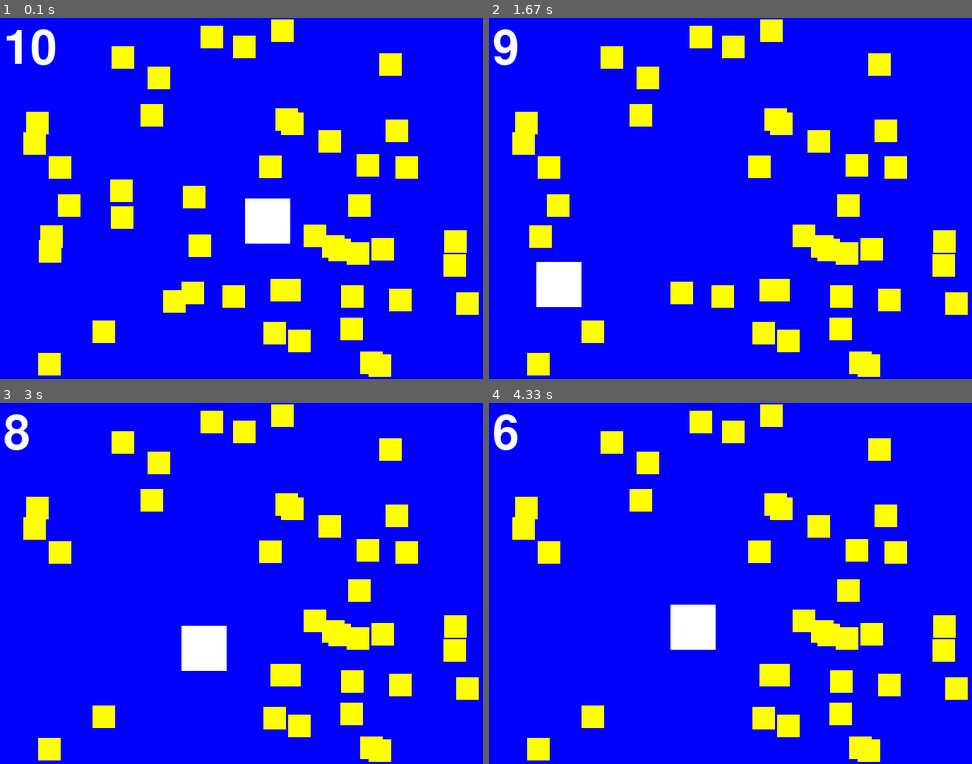
Above: before the commit, frames 1-4 (two rows, left to right).
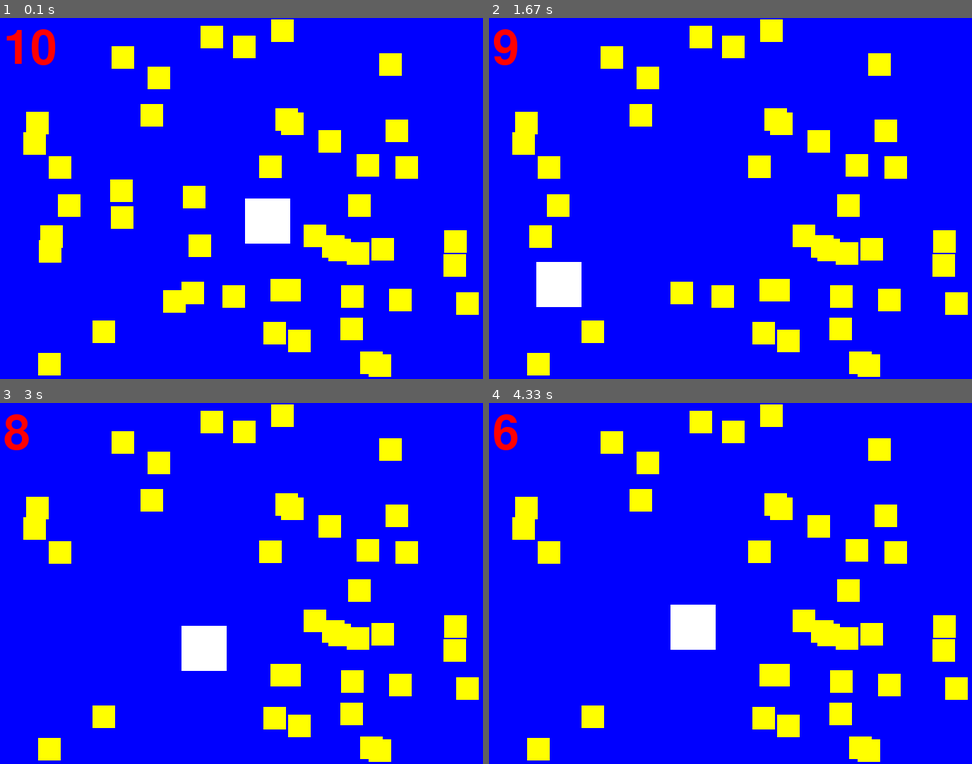
Above: after the commit, the same moments.

Repository: saegl5/myprojects
Game: pygame game, started from Codes/pygame_sprites_part_2.py
Two runs of this game, one before a commit and one after it. Both use one fixed random seed, a clock stepped at 60 frames per second and the inputs below.
Inputs:
- Up to frame 1 (0.1 s): no input
- Up to frame 2 (1.67 s): hold Left 0.33-0.87 s; hold Down 0.9-1.2 s; hold Left 1.23-1.63 s
- Up to frame 3 (3 s): hold Up 1.67-2.03 s; hold Right 2.07-2.7 s; hold Down from 2.73 s (still down)
- Up to frame 4 (4.33 s): release Down at 3.1 s; hold Left 3.13-3.6 s; hold Right 3.63-4.1 s; hold Up from 4.13 s (still down)

The runs differ from the first frame. In frame 1, 0.5% of the frame differs, in the area x 1-12%, y 3-14%; in frame 2, 0.3%; in frame 3, 0.3%; in frame 4, 0.3%.

Commit message:
touched up timer

Diff:
--- a/Codes/pygame_sprites_part_2.py
+++ b/Codes/pygame_sprites_part_2.py
@@ -7,6 +7,7 @@
 BLUE = pygame.Color("blue") # example
 WHITE = pygame.Color("white")
 YELLOW = pygame.Color("yellow")
+RED = pygame.Color("red")
 
 size = (704, 512) # (width, height) in pixels, example
 screen = pygame.display.set_mode(size) # set up display
@@ -52,8 +53,10 @@
             sys.exit() # exit entire process
         elif action.type == pygame.USEREVENT:
             timer -= 1
-            if timer == 0:
+            if timer == -1: # temporary, so can display 0
                 pygame.time.set_timer(pygame.USEREVENT, 0) # disable timer
+                pygame.quit()
+                sys.exit()
         # --- Mouse/keyboard events
         elif action.type == pygame.KEYDOWN: # "elif" means else if
             if action.key == pygame.K_RIGHT: # note "action.key"
@@ -92,7 +95,7 @@
     # text_rect = text.get_rect(center = screen.get_rect().center)
     # screen.blit(text, text_rect)
     font = pygame.font.Font(None, 100) # faster than SysFont, (filename/object, size in pixels), "None" utilizes default font (i.e., freesansbold.ttf)
-    text = font.render(str(timer), True, WHITE) # ("string", anti-aliased, color)
+    text = font.render(str(timer), True, RED) # ("string", anti-aliased, color)
     screen.blit(text, (10, 10))
     # ----------------
     pygame.display.flip() # update the display
--- a/Codes/pygame_sprites_part_3.py
+++ b/Codes/pygame_sprites_part_3.py
@@ -7,6 +7,7 @@
 BLUE = pygame.Color("blue") # example
 WHITE = pygame.Color("white")
 YELLOW = pygame.Color("yellow")
+RED = pygame.Color("red")
 
 size = (704, 512) # (width, height) in pixels, example
 screen = pygame.display.set_mode(size) # set up display
@@ -62,8 +63,10 @@
             sys.exit() # exit entire process
         elif action.type == pygame.USEREVENT:
             timer -= 1
-            if timer == 0:
+            if timer == -1: # temporary, so can display 0
                 pygame.time.set_timer(pygame.USEREVENT, 0) # disable timer
+                pygame.quit()
+                sys.exit()
         # --- Mouse/keyboard events
         elif action.type == pygame.KEYDOWN: # "elif" means else if
             if action.key == pygame.K_RIGHT: # note "action.key"
@@ -108,7 +111,7 @@
     # text_rect = text.get_rect(center = screen.get_rect().center)
     # screen.blit(text, text_rect)
     font = pygame.font.Font(None, 100) # faster than SysFont, (filename/object, size in pixels), "None" utilizes default font (i.e., freesansbold.ttf)
-    text = font.render(str(timer), True, WHITE) # ("string", anti-aliased, color)
+    text = font.render(str(timer), True, RED) # ("string", anti-aliased, color)
     screen.blit(text, (10, 10))
     # ----------------
     pygame.display.flip() # update the display
